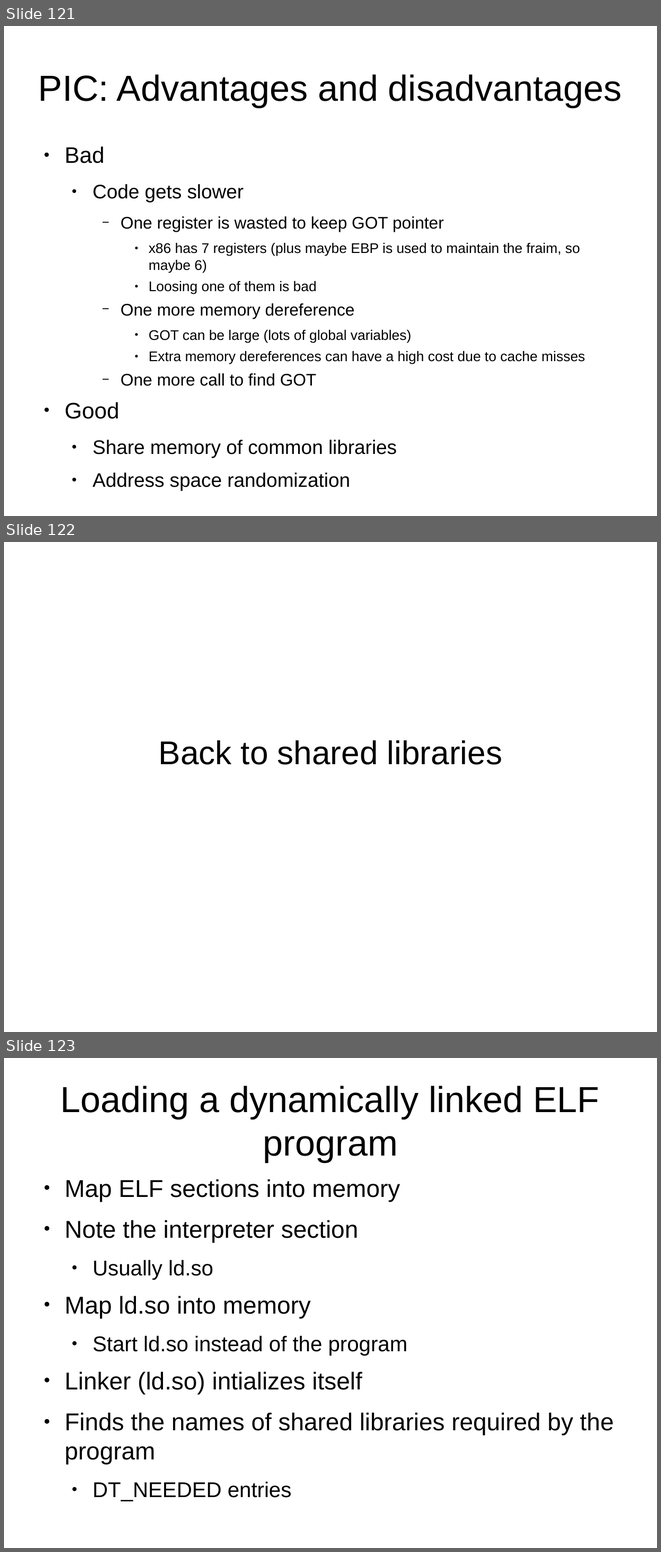
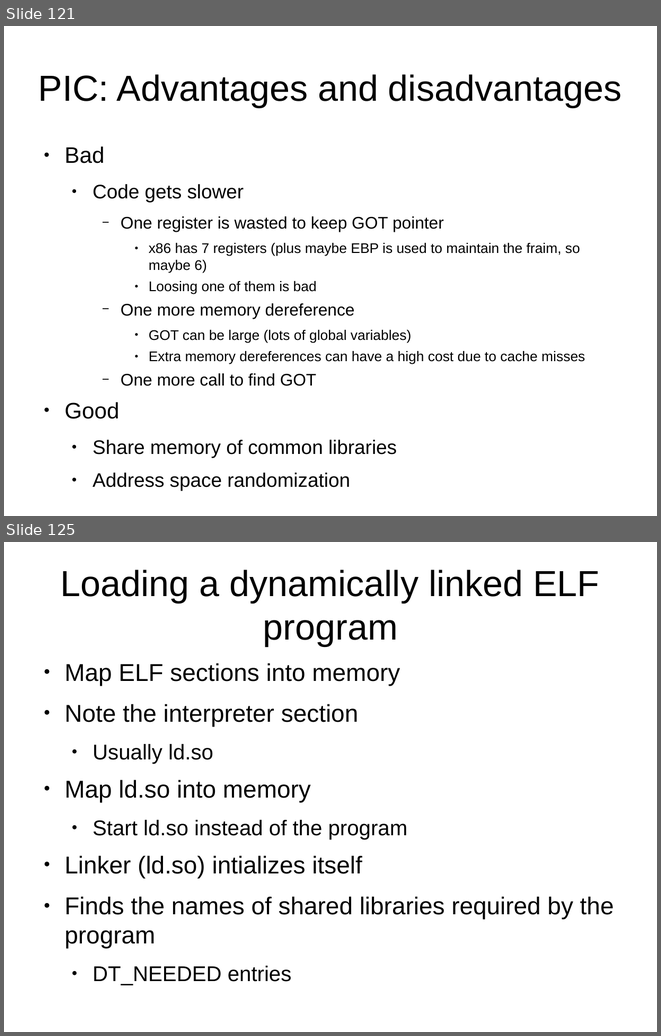
Before and after one commit to antonburtsev/cs5460, a slide deck: lectures/lecture04-linking-and-loading/lecture04-linking-and-loading.odp. Shown one above the other, each under a label of ours: slides 121, 122 and 123 before the commit, slides 121 and 125 after it; the slides between them are not shown. The pictures are 661x1552 and 661x1036 pixels, drawn with LibreOffice and Linux fonts; fonts in the diff are those of the drawing. Boxes give left, top, right and bottom in pixels: in the first picture for what was removed or moved away, otherwise in the second. Text is boxed around its words. In the diff, an @@ line names an element or a change of style, - is before the commit and + after.

```diff
--- a/lectures/lecture04-linking-and-loading/lecture04-linking-and-loading.odp
+++ b/lectures/lecture04-linking-and-loading/lecture04-linking-and-loading.odp
@@ slide 122 removed at bbox=[4, 542, 657, 1032], background #FFFFFF @@
@@ subtitle removed at bbox=[159, 740, 502, 765] @@
-Back to shared libraries
@@ what was slide 123 is now slide 125 @@
```
Also in this commit, not shown: 1 slide added, 2 other files.
